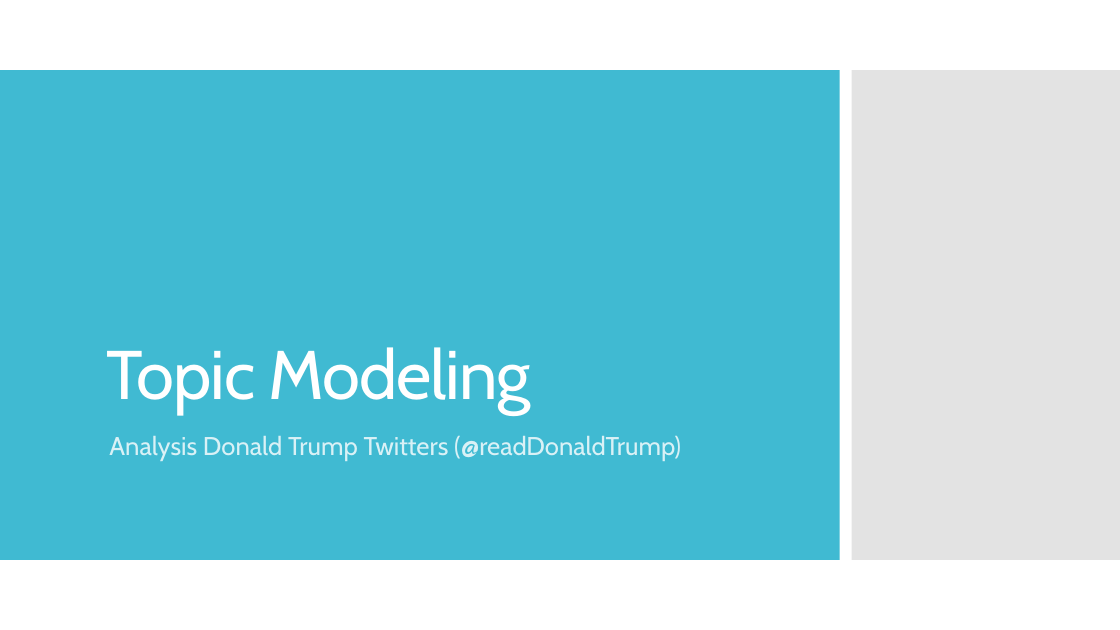
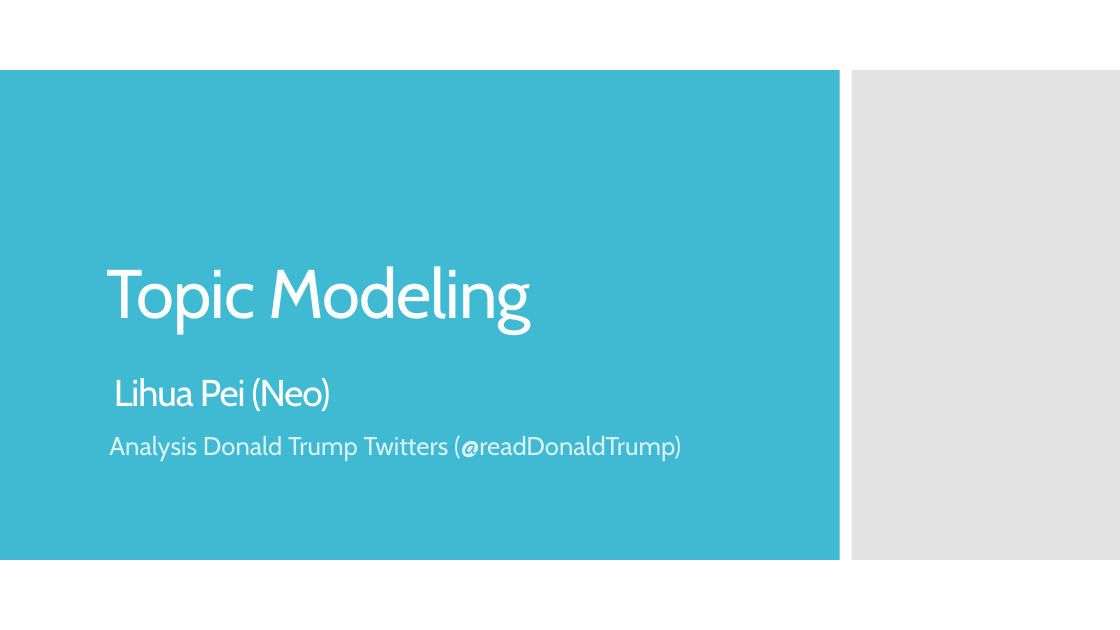
Before and after one commit to LihuaPeiNeo/LihuaPeiNeo.github.io, a slide deck: slide 1 of final_project/final_present.pptx. Drawn at 1120x630 pixels with LibreOffice and Linux fonts; fonts in the diff are those of the drawing. Boxes give left, top, right and bottom in pixels: in the first picture for what was removed or moved away, otherwise in the second. Text is boxed around its words. In the diff, an @@ line names an element or a change of style, - is before the commit and + after.

```diff
--- a/final_project/final_present.pptx
+++ b/final_project/final_present.pptx
@@ title at [107, 266, 531, 411]: text changed @@
-Topic Modeling
+Topic Modeling
+Lihua Pei (Neo)
```
